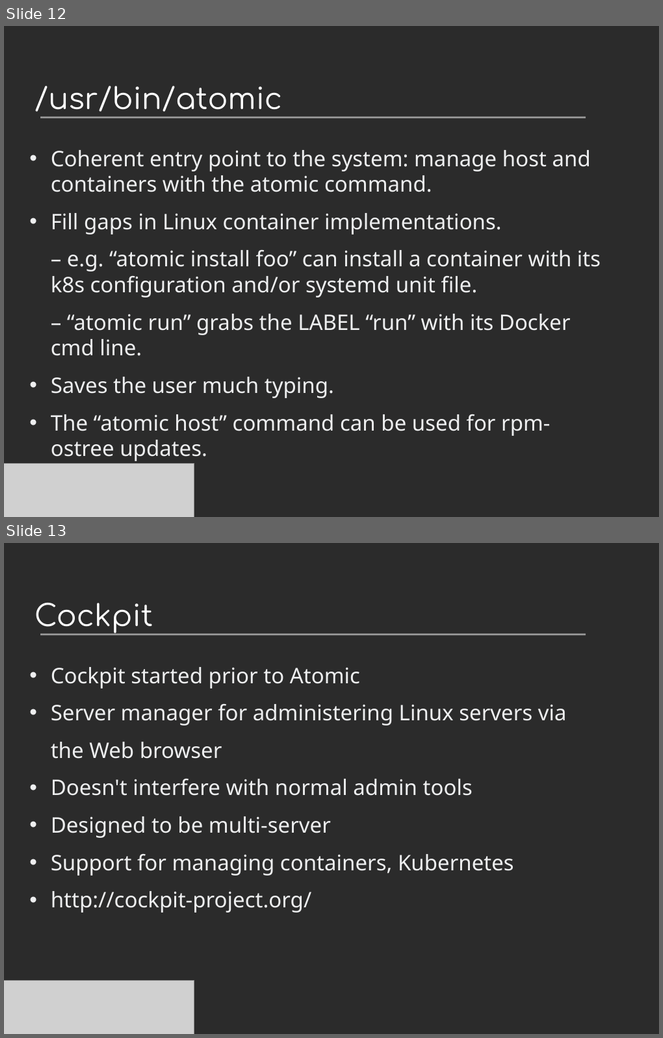
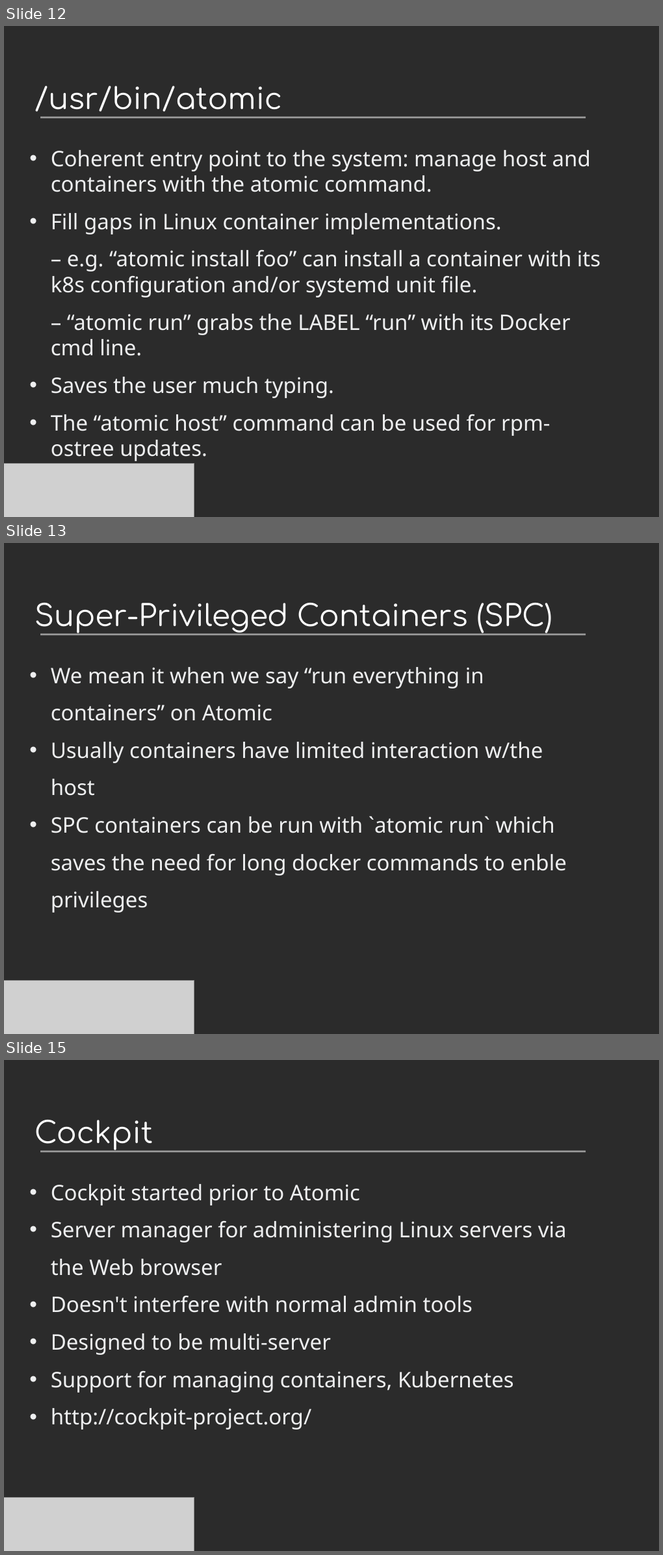
Before and after one commit to villadalmine/arg-fedora, a slide deck: Presentaciones/Devopconf2015/ProyectoAtomic.odp. Shown one above the other, each under a label of ours: slides 12 and 13 before the commit, slides 12, 13 and 15 after it; the slides between them are not shown. The pictures are 663x1038 and 663x1555 pixels, drawn with LibreOffice and Linux fonts; fonts in the diff are those of the drawing; grey boxes stand for pictures; background and template pictures are left out; a plain dark background stands for a picture behind light text. Boxes give left, top, right and bottom in pixels: in the first picture for what was removed or moved away, otherwise in the second. Text is boxed around its words. In the diff, an @@ line names an element or a change of style, - is before the commit and + after.

```diff
--- a/Presentaciones/Devopconf2015/ProyectoAtomic.odp
+++ b/Presentaciones/Devopconf2015/ProyectoAtomic.odp
@@ slide 13 added at (x1=4, y1=543, x2=659, y2=1034), background picture (left out); not listed: 1 template element that a slide beside it also shows @@
@@ title added at (x1=35, y1=603, x2=553, y2=633), 36 pt, text #FFFFFF @@
+Super-Privileged Containers (SPC)
@@ text added at (x1=51, y1=667, x2=566, y2=913), 26 pt, text #EEEFF0 @@
+• We mean it when we say “run everything in
+containers” on Atomic
+• Usually containers have limited interaction w/the
+host
+• SPC containers can be run with `atomic run` which
+saves the need for long docker commands to enble
+privileges
@@ picture added at (x1=4, y1=980, x2=194, y2=1034) @@
@@ what was slide 13 is now slide 15 @@
```
Also in this commit, not shown: 19 slides changed, 7 other slides added, 19 other files.
